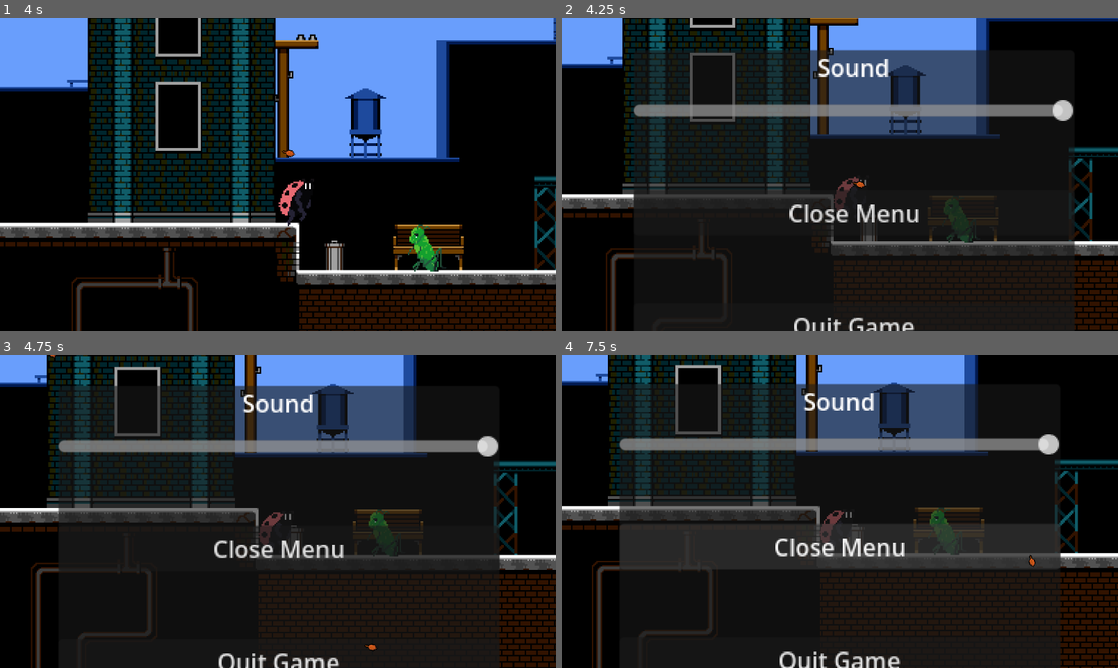
Above: before the commit, frames 1-4 (two rows, left to right).
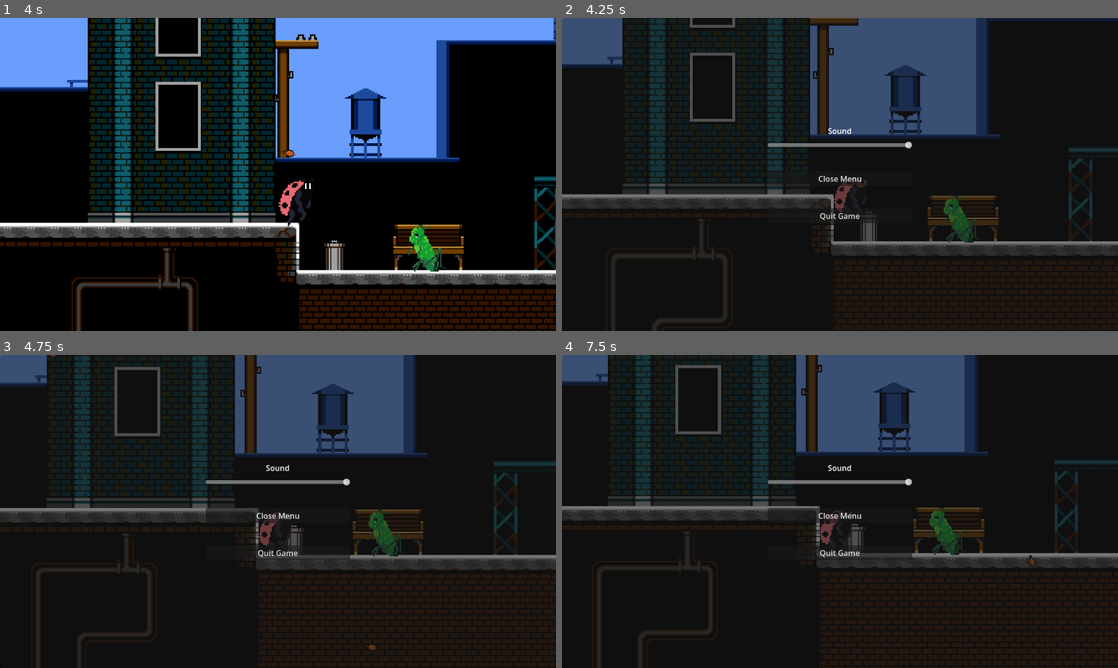
Above: after the commit, the same moments.

Repository: MineSwe/Bananerna-Studios-META-Game-Jam-2026
Game: Godot game, scene res://scenes/levels/level1.tscn
Same seed, same stepped clock (60 frames per second), same inputs: the game is played once before the commit and once after it. This scene is started directly instead of the project's main scene.
Inputs (mouse positions are in pixels of both pictures, inside the frame that each line leads up to):
- Up to frame 1 (4 s): move the mouse to (400, 158) at 0.52 s; hold W (ui_accept) 0.53-1.28 s; hold D (right) 0.53-2.03 s; tap Space (jump) at 0.77, 1.52, 3.02, 3.77 s; move the mouse to (166, 190) at 1.27 s; tap W (ui_accept) at 1.35, 2.85 s; move the mouse to (333, 105) at 2.02 s; hold A (left) 2.03-2.78 s; hold W (ui_accept) 2.03-2.78 s; move the mouse to (250, 237) at 2.77 s; hold D (right) from 2.78 s (still down); move the mouse to (444, 221) at 3.52 s; hold W (ui_accept) from 3.53 s (still down)
- Up to frame 2 (4.25 s): keep holding D (right); keep holding W (ui_accept); tap Escape (esc) at 4.15 s
- Up to frame 3 (4.75 s): move the mouse to (111, 464) at 4.27 s; release D (right) at 4.28 s; release W (ui_accept) at 4.28 s; hold A (left) from 4.28 s (still down); tap W (ui_accept) at 4.35 s; tap Space (jump) at 4.52 s
- Up to frame 4 (7.5 s): move the mouse to (867, 511) at 5.02 s; release A (left) at 5.03 s; hold D (right) 5.03-5.78 s; hold W (ui_accept) 5.03-5.78 s; move the mouse to (756, 433) at 5.77 s; hold A (left) 5.78-7.28 s; tap W (ui_accept) at 5.85, 7.35 s; tap Space (jump) at 6.02, 6.77 s; tap Enter at 6.5 s; move the mouse to (962, 495) at 6.52 s; hold W (ui_accept) 6.53-7.28 s; move the mouse to (728, 527) at 7.27 s; hold D (right) from 7.28 s (still down)

Frame 1 is identical in both runs. In frame 2, 13% of the frame differs, in the area x 0-100%, y 0-100%; in frame 3, 12%; in frame 4, 18%.

Commit message:
Make options static and stop dialogue, change input system for dialogue (#14)
* Made options static and how it interacts with dialogue

* Fixed input for talking

Diff:
--- a/Godot Project files/meta-game-jam-26/project.godot
+++ b/Godot Project files/meta-game-jam-26/project.godot
@@ -38,9 +38,7 @@
 }
 ui_close_dialog={
 "deadzone": 0.5,
-"events": [Object(InputEventKey,"resource_local_to_scene":false,"resource_name":"","device":16,"window_id":0,"alt_pressed":false,"shift_pressed":false,"ctrl_pressed":false,"meta_pressed":false,"pressed":false,"keycode":4194305,"physical_keycode":0,"key_label":0,"unicode":0,"location":0,"echo":false,"script":null)
-, Object(InputEventKey,"resource_local_to_scene":false,"resource_name":"","device":-1,"window_id":0,"alt_pressed":false,"shift_pressed":false,"ctrl_pressed":false,"meta_pressed":false,"pressed":false,"keycode":0,"physical_keycode":32,"key_label":0,"unicode":32,"location":0,"echo":false,"script":null)
-, Object(InputEventKey,"resource_local_to_scene":false,"resource_name":"","device":-1,"window_id":0,"alt_pressed":false,"shift_pressed":false,"ctrl_pressed":false,"meta_pressed":false,"pressed":false,"keycode":0,"physical_keycode":4194309,"key_label":0,"unicode":0,"location":0,"echo":false,"script":null)
+"events": [Object(InputEventKey,"resource_local_to_scene":false,"resource_name":"","device":-1,"window_id":0,"alt_pressed":false,"shift_pressed":false,"ctrl_pressed":false,"meta_pressed":false,"pressed":false,"keycode":32,"physical_keycode":0,"key_label":0,"unicode":32,"location":0,"echo":false,"script":null)
 ]
 }
 left={
@@ -65,6 +63,18 @@
 "events": [Object(InputEventKey,"resource_local_to_scene":false,"resource_name":"","device":16,"window_id":0,"alt_press …(195 unchanged characters)…
 ]
 }
+talk={
+"deadzone": 0.2,
+"events": [Object(InputEventKey,"resource_local_to_scene":false,"resource_name":"","device":-1,"window_id":0,"alt_pressed":false,"shift_pressed":false,"ctrl_pressed":false,"meta_pressed":false,"pressed":false,"keycode":0,"physical_keycode":87,"key_label":0,"unicode":119,"location":0,"echo":false,"script":null)
+, Object(InputEventKey,"resource_local_to_scene":false,"resource_name":"","device":-1,"window_id":0,"alt_pressed":false,"shift_pressed":false,"ctrl_pressed":false,"meta_pressed":false,"pressed":false,"keycode":0,"physical_keycode":4194309,"key_label":0,"unicode":0,"location":0,"echo":false,"script":null)
+]
+}
+stop_talk={
+"deadzone": 0.2,
+"events": [Object(InputEventKey,"resource_local_to_scene":false,"resource_name":"","device":-1,"window_id":0,"alt_pressed":false,"shift_pressed":false,"ctrl_pressed":false,"meta_pressed":false,"pressed":false,"keycode":0,"physical_keycode":32,"key_label":0,"unicode":32,"location":0,"echo":false,"script":null)
+, Object(InputEventKey,"resource_local_to_scene":false,"resource_name":"","device":-1,"window_id":0,"alt_pressed":false,"shift_pressed":false,"ctrl_pressed":false,"meta_pressed":false,"pressed":false,"keycode":0,"physical_keycode":4194309,"key_label":0,"unicode":0,"location":0,"echo":false,"script":null)
+]
+}
 
 [physics]
 
--- a/Godot Project files/meta-game-jam-26/scenes/levels/level1.tscn
+++ b/Godot Project files/meta-game-jam-26/scenes/levels/level1.tscn
@@ -843,11 +843,6 @@
 limit_smoothed = true
 position_smoothing_enabled = true
 
-[node name="IngameOptions" parent="Player/Camera2D" unique_id=1063647045 instance=ExtResource("4_8a7m2")]
-visible = false
-size_flags_horizontal = 4
-size_flags_vertical = 0
-
 [node name="CPUParticles2D" parent="Player" unique_id=1165135826 instance=ExtResource("5_plydf")]
 position = Vector2(350.324, -224.845)
 amount = 200
@@ -859,6 +854,16 @@
 position = Vector2(100, 17)
 
 [node name="dialogue_ui" parent="." unique_id=266174670 instance=ExtResource("8_8a7m2")]
+visible = false
+
+[node name="IngameOptions" parent="." unique_id=1063647045 instance=ExtResource("4_8a7m2")]
+visible = false
+offset_left = -140.0
+offset_top = -27.0
+offset_right = -140.0
+offset_bottom = -27.0
+size_flags_horizontal = 4
+size_flags_vertical = 0
 
 [connection signal="dialog" from="Grasshopper" to="Player" method="_on_grasshopper_dialog"]
 [connection signal="dialog" from="Grasshopper" to="dialogue_ui" method="_on_grasshopper_dialog"]
--- a/Godot Project files/meta-game-jam-26/scenes/levels/titlescreen/ingame_options.tscn
+++ b/Godot Project files/meta-game-jam-26/scenes/levels/titlescreen/ingame_options.tscn
@@ -13,28 +13,30 @@
 grow_horizontal = 2
 grow_vertical = 2
 
-[node name="PanelContainer" type="PanelContainer" parent="." unique_id=1402096973]
-layout_mode = 1
+[node name="CanvasLayer" type="CanvasLayer" parent="." unique_id=1752843672]
+visible = false
+
+[node name="PanelContainer" type="PanelContainer" parent="CanvasLayer" unique_id=1402096973]
 anchors_preset = 15
 anchor_right = 1.0
 anchor_bottom = 1.0
 grow_horizontal = 2
 grow_vertical = 2
 
-[node name="VBoxContainer" type="VBoxContainer" parent="PanelContainer" unique_id=1088489724]
+[node name="VBoxContainer" type="VBoxContainer" parent="CanvasLayer/PanelContainer" unique_id=1088489724]
 custom_minimum_size = Vector2(200, 0)
 layout_mode = 2
 size_flags_horizontal = 4
 size_flags_vertical = 4
 theme_override_constants/separation = 10
 
-[node name="Sound" type="Label" parent="PanelContainer/VBoxContainer" unique_id=2138388508]
+[node name="Sound" type="Label" parent="CanvasLayer/PanelContainer/VBoxContainer" unique_id=2138388508]
 layout_mode = 2
 text = "Sound"
 horizontal_alignment = 1
 vertical_alignment = 1
 
-[node name="VolumeSlider" type="HSlider" parent="PanelContainer/VBoxContainer" unique_id=1188890951]
+[node name="VolumeSlider" type="HSlider" parent="CanvasLayer/PanelContainer/VBoxContainer" unique_id=1188890951]
 custom_maximum_size = Vector2(300, -1)
 layout_mode = 2
 size_flags_vertical = 4
@@ -42,25 +44,25 @@
 step = 0.05
 script = ExtResource("1_sedlt")
 
-[node name="MarginContainer" type="MarginContainer" parent="PanelContainer/VBoxContainer" unique_id=1741349028]
+[node name="MarginContainer" type="MarginContainer" parent="CanvasLayer/PanelContainer/VBoxContainer" unique_id=1741349028]
 custom_minimum_size = Vector2(-3.975, 25.315)
 layout_mode = 2
 
-[node name="ExitButton" type="Button" parent="PanelContainer/VBoxContainer" unique_id=1426755267]
+[node name="ExitButton" type="Button" parent="CanvasLayer/PanelContainer/VBoxContainer" unique_id=1426755267]
 layout_mode = 2
 text = "Close Menu"
 script = ExtResource("2_85mnd")
 
-[node name="MarginContainer2" type="MarginContainer" parent="PanelContainer/VBoxContainer" unique_id=203194290]
+[node name="MarginContainer2" type="MarginContainer" parent="CanvasLayer/PanelContainer/VBoxContainer" unique_id=203194290]
 custom_minimum_size = Vector2(-3.975, 25.315)
 layout_mode = 2
 
-[node name="QuitButton" parent="PanelContainer/VBoxContainer" unique_id=1333493606 instance=ExtResource("3_4xfwy")]
+[node name="QuitButton" parent="CanvasLayer/PanelContainer/VBoxContainer" unique_id=1333493606 instance=ExtResource("3_4xfwy")]
 custom_minimum_size = Vector2(300, 10)
 layout_mode = 2
 text = "Quit Game"
 script = ExtResource("4_a4q18")
 
-[connection signal="value_changed" from="PanelContainer/VBoxContainer/VolumeSlider" to="PanelContainer/VBoxContainer/VolumeSlider" method="_on_value_changed"]
-[connection signal="pressed" from="PanelContainer/VBoxContainer/ExitButton" to="PanelContainer/VBoxContainer/ExitButton" method="_on_pressed"]
-[connection signal="pressed" from="PanelContainer/VBoxContainer/QuitButton" to="PanelContainer/VBoxContainer/QuitButton" method="_on_pressed"]
+[connection signal="value_changed" from="CanvasLayer/PanelContainer/VBoxContainer/VolumeSlider" to="CanvasLayer/PanelContainer/VBoxContainer/VolumeSlider" method="_on_value_changed"]
+[connection signal="pressed" from="CanvasLayer/PanelContainer/VBoxContainer/ExitButton" to="CanvasLayer/PanelContainer/VBoxContainer/ExitButton" method="_on_pressed"]
+[connection signal="pressed" from="CanvasLayer/PanelContainer/VBoxContainer/QuitButton" to="CanvasLayer/PanelContainer/VBoxContainer/QuitButton" method="_on_pressed"]
--- a/Godot Project files/meta-game-jam-26/scripts/npc.gd
+++ b/Godot Project files/meta-game-jam-26/scripts/npc.gd
@@ -11,7 +11,7 @@
 func _physics_process(delta: float) -> void:
 	player_pos = get_parent().get_node("Player").position
 	animation_handler()
-	if Input.is_action_pressed("ui_accept") && is_in_range == true && is_talking == false:
+	if Input.is_action_pressed("talk") && is_in_range == true && is_talking == false:
 		_dialog()
 
 func animation_handler() -> void:
--- a/Godot Project files/meta-game-jam-26/scripts/player.gd
+++ b/Godot Project files/meta-game-jam-26/scripts/player.gd
@@ -1,12 +1,15 @@
 extends CharacterBody2D
 
 @onready var animated_sprite_2d = $AnimatedSprite2D
-@onready var options = get_node("Camera2D/IngameOptions")
+@onready var options = get_parent().get_node("IngameOptions/CanvasLayer")
 
 const SPEED = 80.0
 var jump_velocity = -400.0
 
 var is_talking = false
+
+func _ready():
+	options.visible = false
 
 func _physics_process(delta: float) -> void:
 	# Add the gravity.
@@ -20,8 +23,10 @@
 
 
 	if Input.is_action_just_pressed("esc"):
-		print("esc")
-		options.visible = true
+		if options.visible == false:
+			options.visible = true
+		else:
+			options.visible = false
 
 
 
@@ -54,7 +59,6 @@
 
 func _on_grasshopper_dialog() -> void:
 	is_talking = true
-	print("Is talking = true")
 
 func _on_dialogue_ui_stopped_talking() -> void:
 	is_talking = false
--- a/Godot Project files/meta-game-jam-26/scripts/ui/dialogue.gd
+++ b/Godot Project files/meta-game-jam-26/scripts/ui/dialogue.gd
@@ -5,6 +5,7 @@
 var text = ["I'm talking"]
 var current_text_id = 0
 @onready var dialogue = $CanvasLayer/bg/dialogue
+@onready var options = get_parent().get_node("IngameOptions/CanvasLayer")
 
 func _ready() -> void:
 	dialogue.visible_ratio = 0
@@ -17,13 +18,13 @@
 	$CanvasLayer.visible = true
 
 func _physics_process(delta: float) -> void:
-	if is_talking == true:
+	if is_talking == true and options.visible == false:
 		if dialogue.visible_ratio != 1.0:
 			dialogue.visible_ratio = minf(dialogue.visible_ratio + (talk_speed * delta / dialogue.text.length()), 1.0)
-			if Input.is_action_just_pressed("ui_close_dialog"):
+			if Input.is_action_just_pressed("stop_talk"):
 				dialogue.visible_ratio = 1.0
 		else:
-			if Input.is_action_just_pressed("ui_close_dialog"):
+			if Input.is_action_just_pressed("stop_talk"):
 				current_text_id += 1
 				dialogue.visible_ratio = 0
 				if current_text_id >= text.size():
